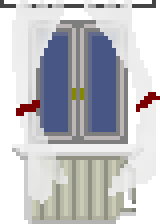
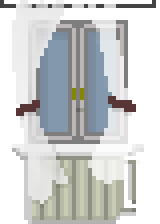
Revision of a layered 160 × 224 image; what changed, layer by layer:
painted on "window_A_open" over 16, 0, 160, 208
